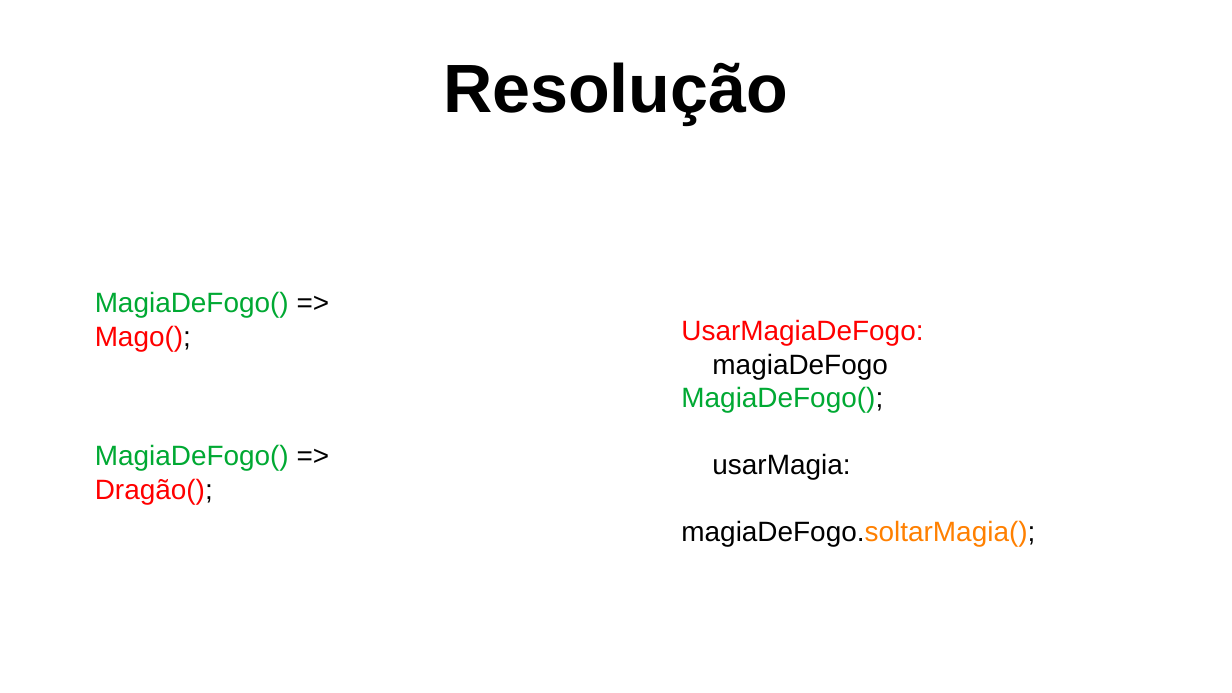
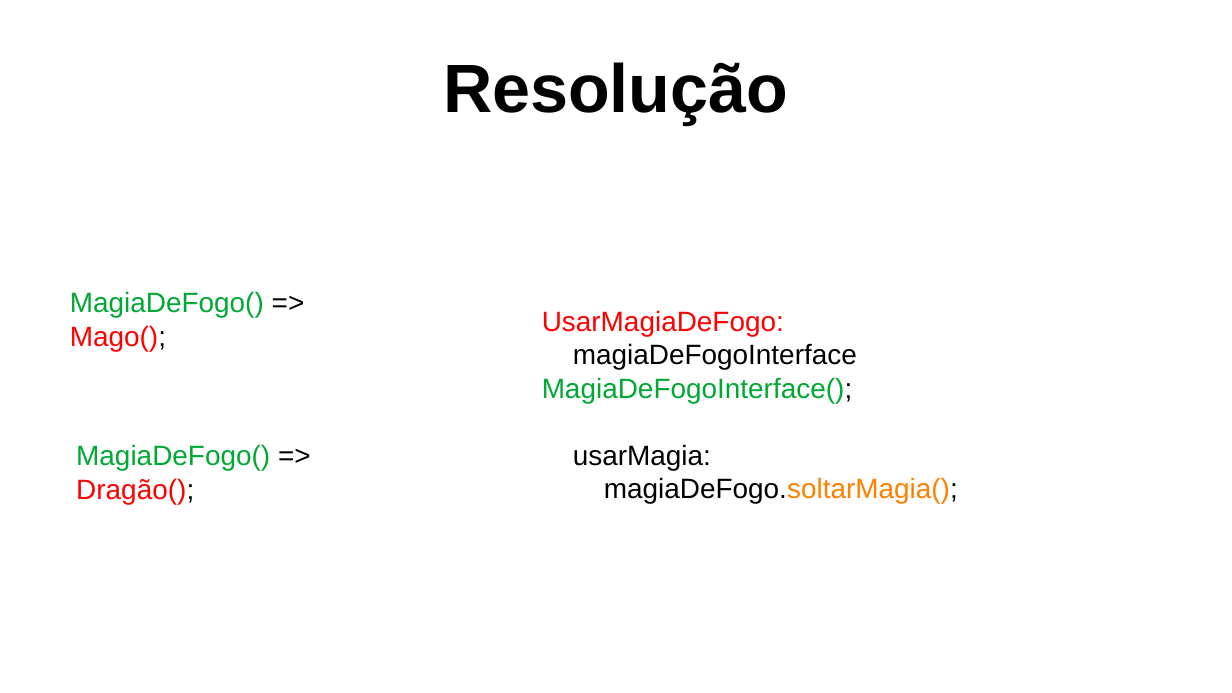
Before and after one commit to matheusjferreira/dart-dip, a slide deck: slide 8 of src/dip_apresentacao.odp. Drawn at 1232x693 pixels with LibreOffice and Linux fonts; fonts in the diff are those of the drawing. Boxes give left, top, right and bottom in pixels: in the first picture for what was removed or moved away, otherwise in the second. Text is boxed around its words. In the diff, an @@ line names an element or a change of style, - is before the commit and + after.

```diff
--- a/src/dip_apresentacao.odp
+++ b/src/dip_apresentacao.odp
@@ text "MagiaDeFogo() => Mago();": place and size @@
-text "MagiaDeFogo() => Mago();" at (95, 291, 289, 351)
+text "MagiaDeFogo() => Mago();" at (70, 291, 264, 351)
@@ text "UsarMagiaDeFogo:": place and size @@
-text "UsarMagiaDeFogo:" at (681, 319, 1035, 547)
+text "UsarMagiaDeFogo:" at (542, 310, 958, 504)
@@ text at (542, 343, 857, 403): text changed @@
-magiaDeFogo MagiaDeFogo();
+magiaDeFogoInterface MagiaDeFogoInterface();
@@ text "MagiaDeFogo() => Dragão();": place and size @@
-text "MagiaDeFogo() => Dragão();" at (95, 444, 289, 504)
+text "MagiaDeFogo() => Dragão();" at (76, 444, 270, 504)
```
Also in this commit, not shown: 2 other slides changed.
